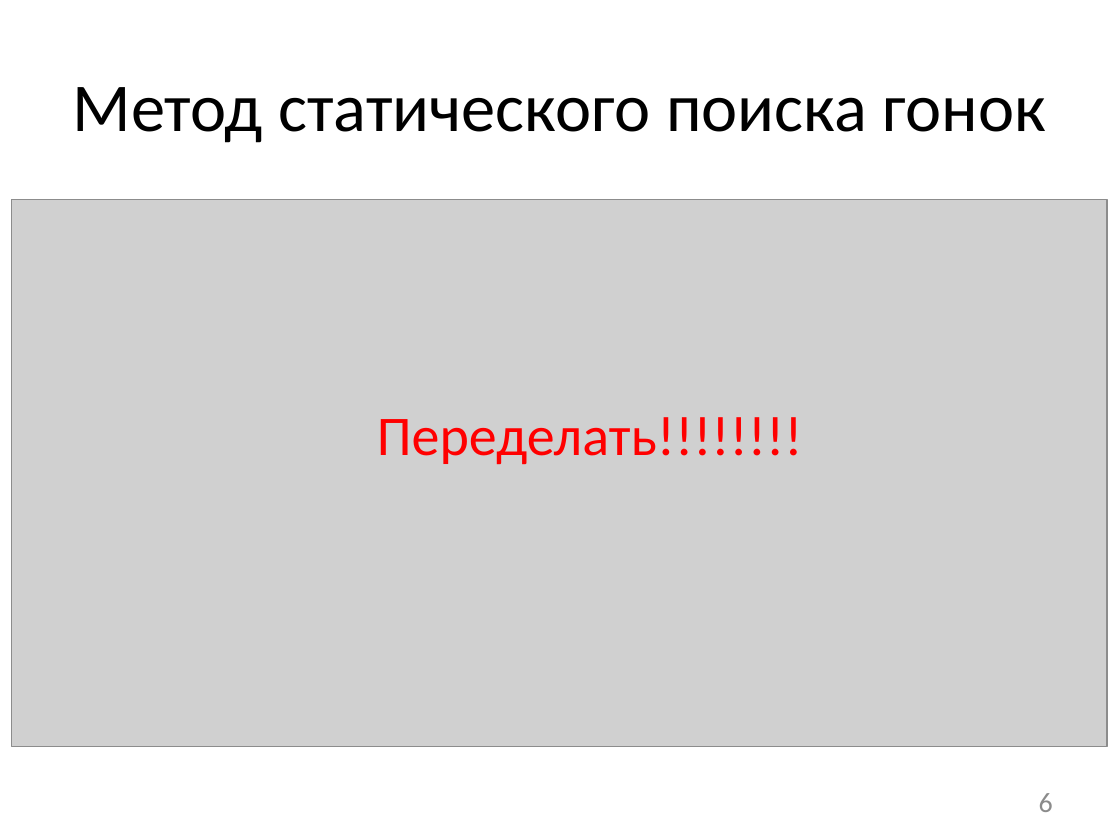
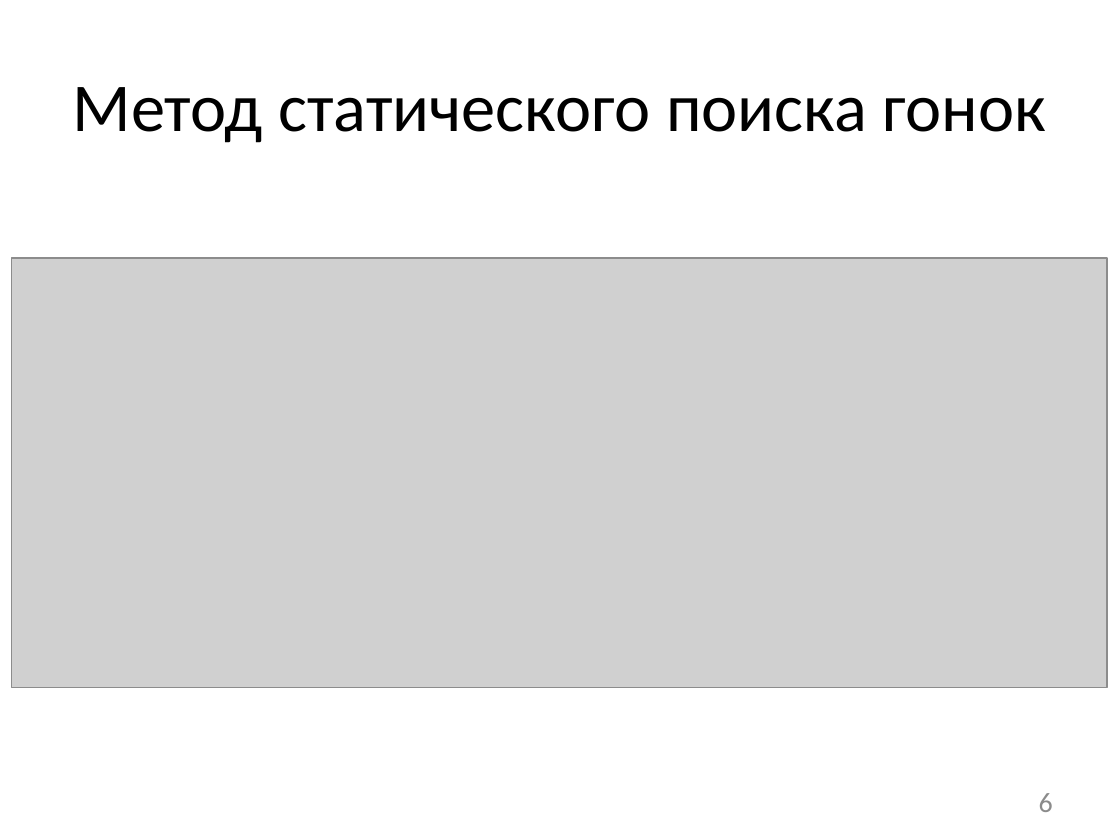
Before and after one commit to afrolovskiy/diplom, a slide deck: slide 6 of presentations/diplom/static race detection.pptx. Drawn at 1120x840 pixels with LibreOffice and Linux fonts; fonts in the diff are those of the drawing; grey boxes stand for pictures. Boxes give left, top, right and bottom in pixels: in the first picture for what was removed or moved away, otherwise in the second. Text is boxed around its words. In the diff, an @@ line names an element or a change of style, - is before the commit and + after.

```diff
--- a/presentations/diplom/static race detection.pptx
+++ b/presentations/diplom/static race detection.pptx
@@ picture: place and size @@
-picture at [12,199,1108,746]
+picture at [12,258,1108,688]
@@ text removed at [377,417,802,464] @@
-Переделать!!!!!!!!
```
Also in this commit, not shown: 1 other slide changed, 4 other files.
